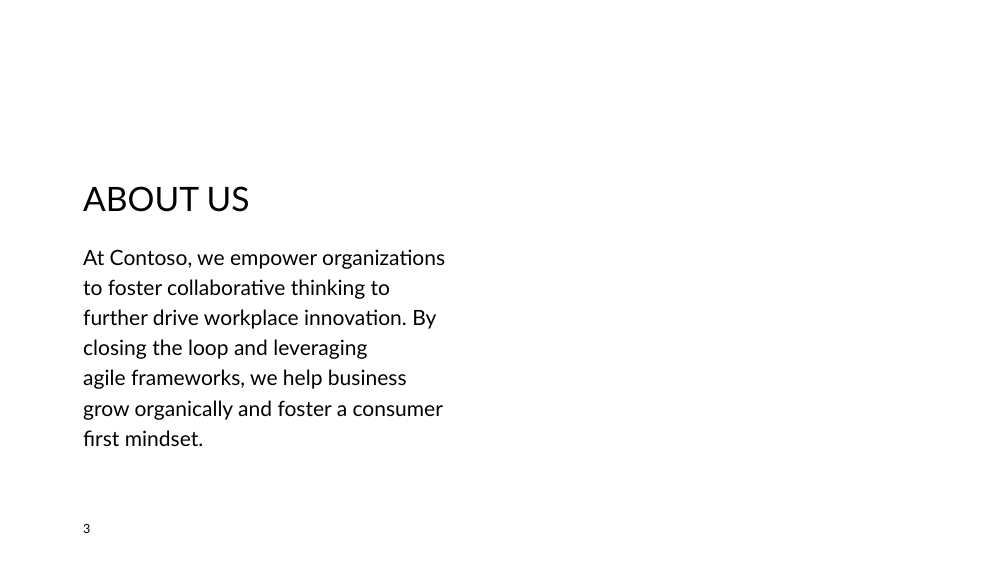
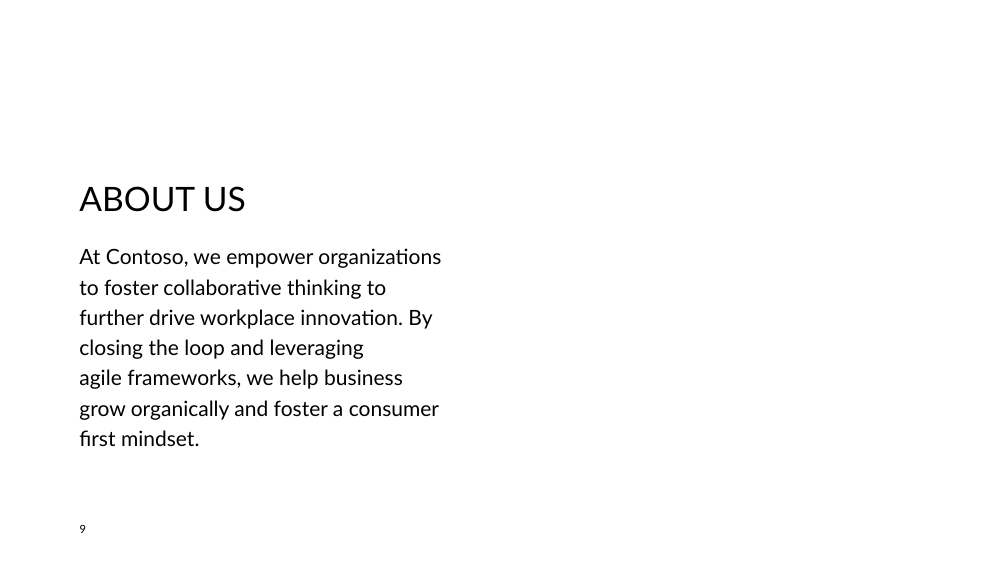
Before and after one commit to PictureOfGray/CS412-Team-NAME, a slide deck: slide 9 of presentations/TeamNAMETSP.pptx (slide 3 before the commit). Drawn at 1008x567 pixels with LibreOffice and Linux fonts; fonts in the diff are those of the drawing; background and template pictures are left out. Boxes give left, top, right and bottom in pixels: in the first picture for what was removed or moved away, otherwise in the second. Text is boxed around its words. In the diff, an @@ line names an element or a change of style, - is before the commit and + after.

```diff
--- a/presentations/TeamNAMETSP.pptx
+++ b/presentations/TeamNAMETSP.pptx
@@ title "ABOUT US": place and size @@
-title "ABOUT US" at (83,186,250,212)
+title "ABOUT US" at (79,186,246,212)
@@ text "At Contoso, we empower organizations ...": place and size @@
-text "At Contoso, we empower organizations ..." at (83,249,445,446)
+text "At Contoso, we empower organizations ..." at (79,248,441,446)
@@ page number added at (79,525,85,533), 12 pt, text #000000 @@
+9
@@ page number removed at (83,524,90,533) @@
-3
```
Also in this commit, not shown: 8 other slides changed, 4 slides added, 2 slides removed, 1 other file.
